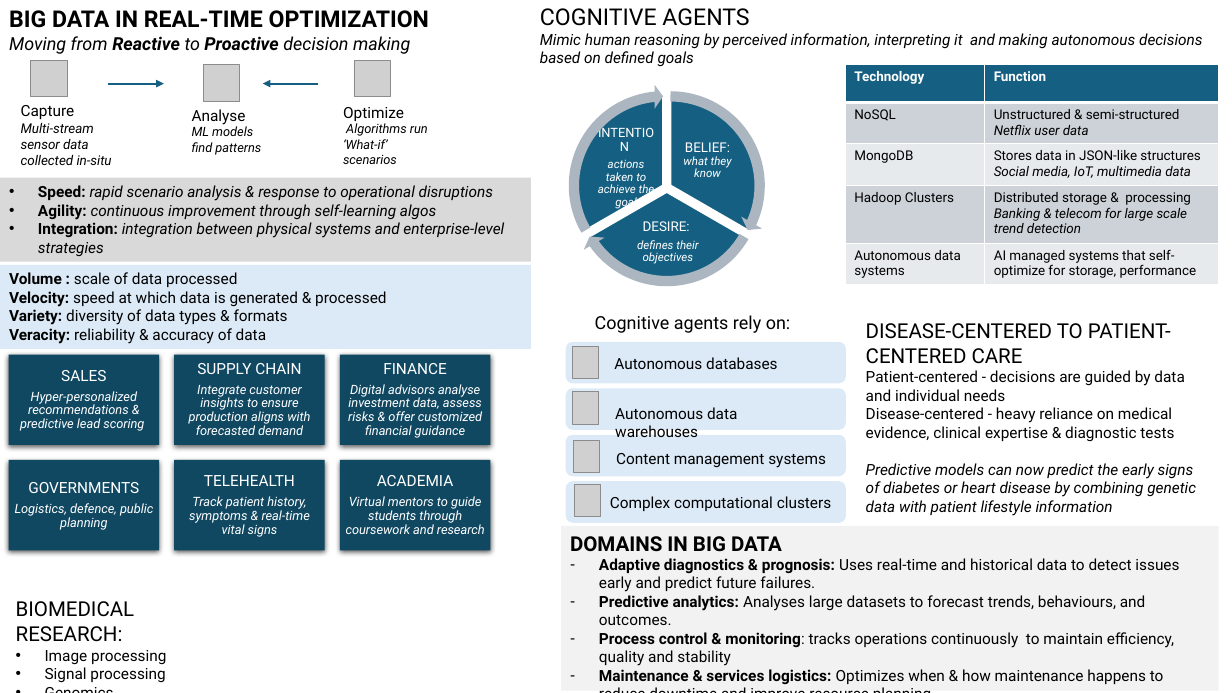
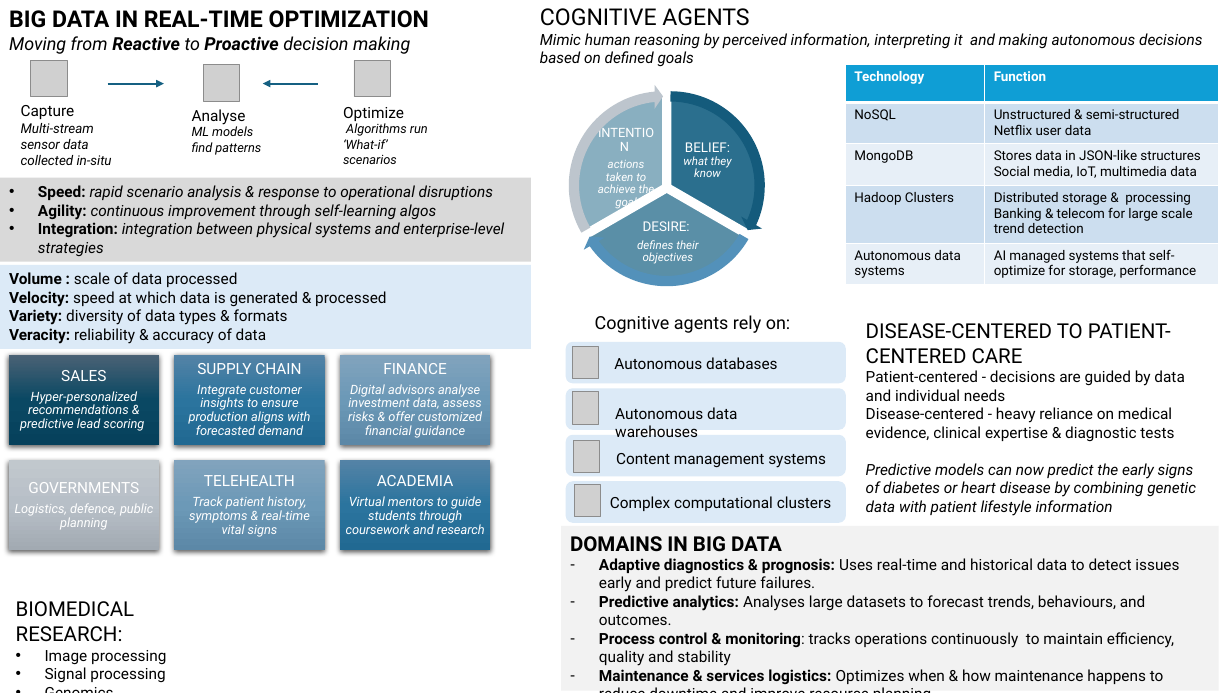
Before and after one commit to Doro97/presentations, a slide deck: slide 1 of MSAI.pptx. Drawn at 1232x693 pixels with LibreOffice and Linux fonts; fonts in the diff are those of the drawing; grey boxes stand for pictures. Boxes give left, top, right and bottom in pixels: in the first picture for what was removed or moved away, otherwise in the second. Text is boxed around its words. In the diff, an @@ line names an element or a change of style, - is before the commit and + after.

Commit message:
presentations updated

```diff
--- a/MSAI.pptx
+++ b/MSAI.pptx
@@ circular arrow at [562,84,764,287]: fill #ACB7C1 to #BDC5CD @@
@@ circular arrow at [569,84,772,287]: fill #ACB7C1 to #145C7C @@
@@ table at [846,65,1219,285] @@
@@ fill #156082 to #0F9ED5 in row 1 @@
@@ fill #CCD2D8 to #CCDFEF in 4 cells @@
@@ fill #E8EAED to #E7F0F7 in 4 cells @@
@@ italic off in "Netflix user data", "Social media, IoT, multimedia data", "Banking & telecom for large scale trend ..." @@
@@ circular arrow at [566,91,768,293]: fill #ACB7C1 to #5391BA @@
@@ pie slice (boxed as its full ellipse) at [573,95,753,275]: fill #156082 to #156082 at 50% opacity @@
@@ pie slice (boxed as its full ellipse) at [577,102,757,282]: fill #156082 to #156082 at 70% opacity @@
@@ pie slice (boxed as its full ellipse) at [580,95,761,275]: fill #156082 to #156082 at 90% opacity @@
@@ rectangle at [8,355,159,445]: fill #104862 to gradient #4C6375 to #0C4964 to #07425D @@
@@ rectangle at [175,355,325,445]: fill #104862 to gradient #5584A6 to #2C759F to #226992 @@
@@ rectangle at [340,355,491,445]: fill #104862 to gradient #83A3BD to #6E99B8 to #5E88A7 @@
@@ rectangle at [8,460,159,551]: fill #104862 to gradient #C3C9CE to #B9C1C7 to #A4ABB2 @@
@@ rectangle at [175,460,325,551]: fill #104862 to gradient #83A3BD to #6E99B8 to #5E88A7 @@
@@ rectangle at [340,460,491,551]: fill #104862 to gradient #5584A6 to #2C759F to #226992 @@
```
Also in this commit, not shown: 5 slides added, 3 other files.
